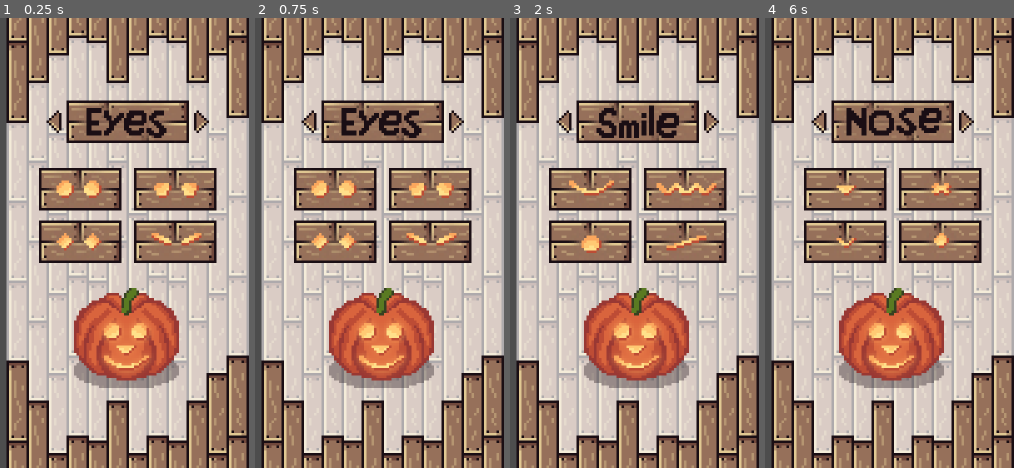
Above: before the commit, frames 1-4 (left to right).
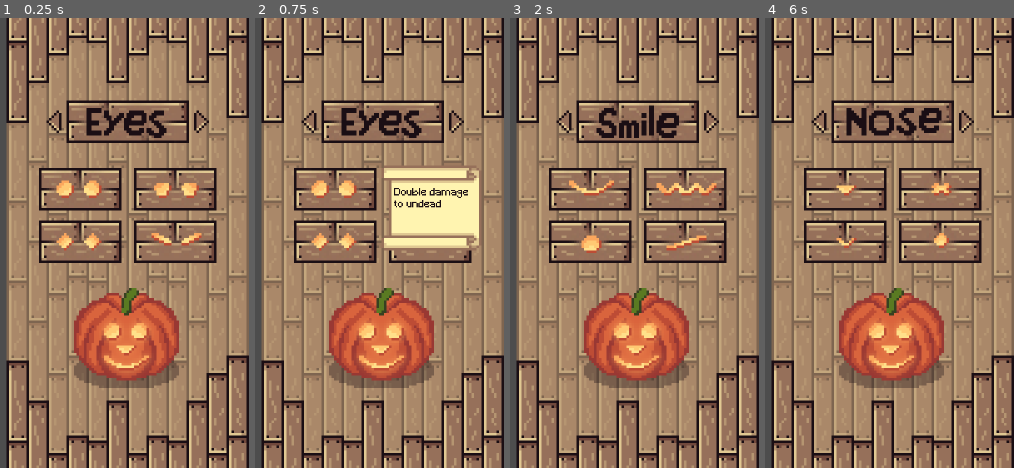
Above: after the commit, the same moments.

Repository: k4444th/Carve-And-Defend
Game: Godot game, scene res://scenes/sidebar/sidebar.tscn
Same seed, same stepped clock (60 frames per second), same inputs: the game is played once before the commit and once after it.
Inputs (mouse positions are in pixels of both pictures, inside the frame that each line leads up to):
- Up to frame 1 (0.25 s): no input
- Up to frame 2 (0.75 s): click (334, 189) at 0.52 s
- Up to frame 3 (2 s): click (564, 121) at 1.25 s
- Up to frame 4 (6 s): click (966, 121) at 2 s; click (819, 121) at 2.75 s; click (966, 121) at 3.5 s; click (819, 121) at 4.25 s; click (966, 121) at 5 s; tap Enter at 5.75 s; move the mouse to (789, 220) at 5.77 s

The runs differ from the first frame. In frame 1, 50% of the frame differs, in the area x 2-100%, y 4-97%; in frame 2, 55%; in frame 3, 50%; in frame 4, 50%.

Commit message:
Display Pumpkin Feature Roles on Label

Diff:
--- a/project.godot
+++ b/project.godot
@@ -23,6 +23,10 @@
 window/size/viewport_height=720
 window/stretch/mode="viewport"
 
+[gui]
+
+theme/custom_font="uid://dibl1t80sv7oh"
+
 [rendering]
 
 textures/canvas_textures/default_texture_filter=0
--- a/scenes/sidebar/feature_button.tscn
+++ b/scenes/sidebar/feature_button.tscn
@@ -18,4 +18,6 @@
 offset_bottom = 17.0
 stretch_mode = 2
 
+[connection signal="mouse_entered" from="Background" to="." method="_on_background_mouse_entered"]
+[connection signal="mouse_exited" from="Background" to="." method="_on_background_mouse_exited"]
 [connection signal="pressed" from="Background" to="." method="_on_background_pressed"]
--- /dev/null
+++ b/scenes/sidebar/parchment_roll.gd
@@ -0,0 +1,51 @@
+extends Node2D
+
+@onready var backgroundNode: NinePatchRect = $Background
+@onready var textContainerNode: MarginContainer = $MarginContainer
+@onready var labelNode: Label = $MarginContainer/Label
+
+var featureTexts := [
+	[
+	"Double damage to undead",
+	"Double damage to living animals",
+	"Enemy's speed -20%",
+	"The 4 surrounding fields also take damage"
+	],
+	[
+	"+1 damage",
+	"+1 view distance\n-1 damage",
+	"-1 view distance\n+2 damage",
+	"Cut reload time in half"
+	],
+	[
+	"Fire (best against vampires)",
+	"Laser (best against ghosts)",
+	"Stone (best against bats)",
+	"Water (best against cats)"
+	]
+]
+
+func _ready() -> void:
+	visible = false
+
+func display(inFocus: bool, featureId: int, iconId: int):
+	if iconId / 2 == 0:
+		position.y = 236
+	else:
+		position.y = 320
+
+	if iconId % 2 == 0:
+		position.x = 1084
+	else:
+		position.x = 924
+
+	if inFocus:
+		labelNode.text = featureTexts[featureId][iconId]
+		var textSize = labelNode.get_minimum_size()
+		var textLineCount = labelNode.get_line_count()
+		var textLineHeight = labelNode.get_line_height()
+		backgroundNode.size.y = textLineCount * (textLineHeight / 4) + 18
+		textContainerNode.size.y = textSize.y
+		visible = true
+	else:
+		visible = false
--- /dev/null
+++ b/scenes/sidebar/parchment_roll.tscn
@@ -0,0 +1,35 @@
+[gd_scene load_steps=3 format=3 uid="uid://dvvqalosauxu5"]
+
+[ext_resource type="Texture2D" uid="uid://bggu14xo2c1ld" path="res://assets/sidebar/parchment_roll.png" id="1_ederu"]
+[ext_resource type="Script" uid="uid://c4qnyb34nao8c" path="res://scenes/sidebar/parchment_roll.gd" id="1_ucsgf"]
+
+[node name="ParchmentRoll" type="Node2D"]
+script = ExtResource("1_ucsgf")
+
+[node name="Background" type="NinePatchRect" parent="."]
+custom_minimum_size = Vector2(40, 20)
+offset_right = 40.0
+offset_bottom = 40.0
+scale = Vector2(4, 4)
+texture = ExtResource("1_ederu")
+patch_margin_left = 10
+patch_margin_top = 10
+patch_margin_right = 10
+patch_margin_bottom = 10
+
+[node name="MarginContainer" type="MarginContainer" parent="."]
+custom_minimum_size = Vector2(160, 80)
+offset_right = 160.0
+offset_bottom = 160.0
+theme_override_constants/margin_left = 20
+theme_override_constants/margin_top = 36
+theme_override_constants/margin_right = 8
+theme_override_constants/margin_bottom = 36
+
+[node name="Label" type="Label" parent="MarginContainer"]
+layout_mode = 2
+size_flags_vertical = 1
+theme_override_colors/font_color = Color(0.101961, 0.054902, 0.0784314, 1)
+theme_override_font_sizes/font_size = 16
+text = "Text"
+autowrap_mode = 2
--- a/scenes/sidebar/sidebar.gd
+++ b/scenes/sidebar/sidebar.gd
@@ -4,12 +4,14 @@
 @onready var featureOptionsNode := $UI/WoodTexture/FeatureOptions
 @onready var pumpkinPreviewNode := $UI/WoodTexture/PumpkinPreview
 
-@onready var featureOptions = featureOptionsNode.get_children()
+@onready var featureOptions := featureOptionsNode.get_children()
+@onready var parchmentRoll := $UI/ParchmentRoll
 
 func _ready() -> void:
 	optionSelectionNode.connect("featureChanged", changeFeature)
 	for option in featureOptions:
 		option.connect("selectionChanged", changePumpkinLook)
+		option.connect("focusChanged", displayParchmentRoll)
 
 func changePumpkinLook(featureId, iconId):
 	pumpkinPreviewNode.changeLook(featureId, iconId)
@@ -17,3 +19,6 @@
 func changeFeature(featureId):
 	for option in featureOptions:
 		option.changeFeature(featureId)
+
+func displayParchmentRoll(inFocus: bool, featureId: int, iconId: int):
+	parchmentRoll.display(inFocus, featureId, iconId)
--- a/scenes/sidebar/sidebar.tscn
+++ b/scenes/sidebar/sidebar.tscn
@@ -1,9 +1,10 @@
-[gd_scene load_steps=6 format=3 uid="uid://cwylkefq1hfnr"]
+[gd_scene load_steps=7 format=3 uid="uid://cwylkefq1hfnr"]
 
 [ext_resource type="Texture2D" uid="uid://ddfx5vbf8da8t" path="res://assets/sidebar/background.png" id="1_hvnx7"]
 [ext_resource type="Script" uid="uid://b6txmg0cuc3v6" path="res://scenes/sidebar/sidebar.gd" id="1_kv346"]
 [ext_resource type="PackedScene" uid="uid://d2e7ob60vixjg" path="res://scenes/sidebar/option_selection.tscn" id="3_x4u8e"]
 [ext_resource type="PackedScene" uid="uid://csquanwavdlm" path="res://scenes/sidebar/feature_button.tscn" id="5_80ds7"]
+[ext_resource type="PackedScene" uid="uid://dvvqalosauxu5" path="res://scenes/sidebar/parchment_roll.tscn" id="6_kgru8"]
 [ext_resource type="PackedScene" uid="uid://b5d34dnjvx1yr" path="res://scenes/sidebar/pumpkin_preview.tscn" id="10_80ds7"]
 
 [node name="Sidebar" type="Node2D"]
@@ -46,3 +47,6 @@
 [node name="PumpkinPreview" parent="UI/WoodTexture" instance=ExtResource("10_80ds7")]
 position = Vector2(92, 408)
 scale = Vector2(4, 4)
+
+[node name="ParchmentRoll" parent="UI" instance=ExtResource("6_kgru8")]
+position = Vector2(1084, 236)
--- a/scripts/sidebar/feature_button.gd
+++ b/scripts/sidebar/feature_button.gd
@@ -1,6 +1,7 @@
 extends Node2D
 
 signal selectionChanged(featureId: int, iconId: int)
+signal focusChanged(inFocus: bool, featureId: int, iconId: int)
 
 @export var featureId: int
 @export var iconId: int
@@ -37,3 +38,9 @@
 func changeFeature(id):
 	featureId = id
 	iconNode.texture = load(featurePaths[featureId][iconId])
+
+func _on_background_mouse_entered() -> void:
+	focusChanged.emit(true, featureId, iconId)
+
+func _on_background_mouse_exited() -> void:
+	focusChanged.emit(false, featureId, iconId)
Binary file added: assets/fonts/Minecraft.ttf
Not shown, added: assets/fonts/Minecraft.ttf.import
Binary file changed: assets/sidebar/background.png
Binary file added: assets/sidebar/parchment_roll.png
Not shown, added: assets/sidebar/parchment_roll.png.import
Not shown, added: scenes/sidebar/parchment_roll.gd.uid
